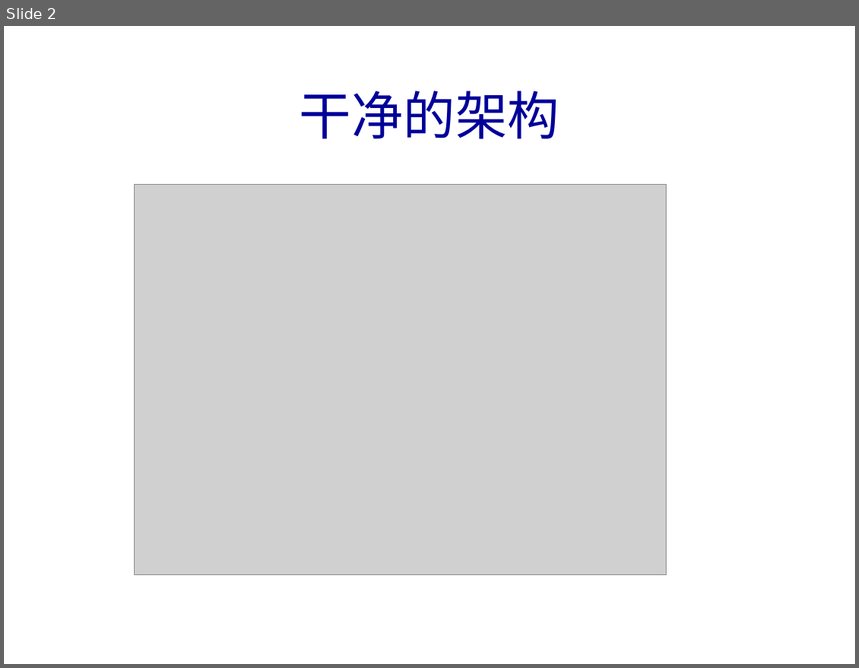
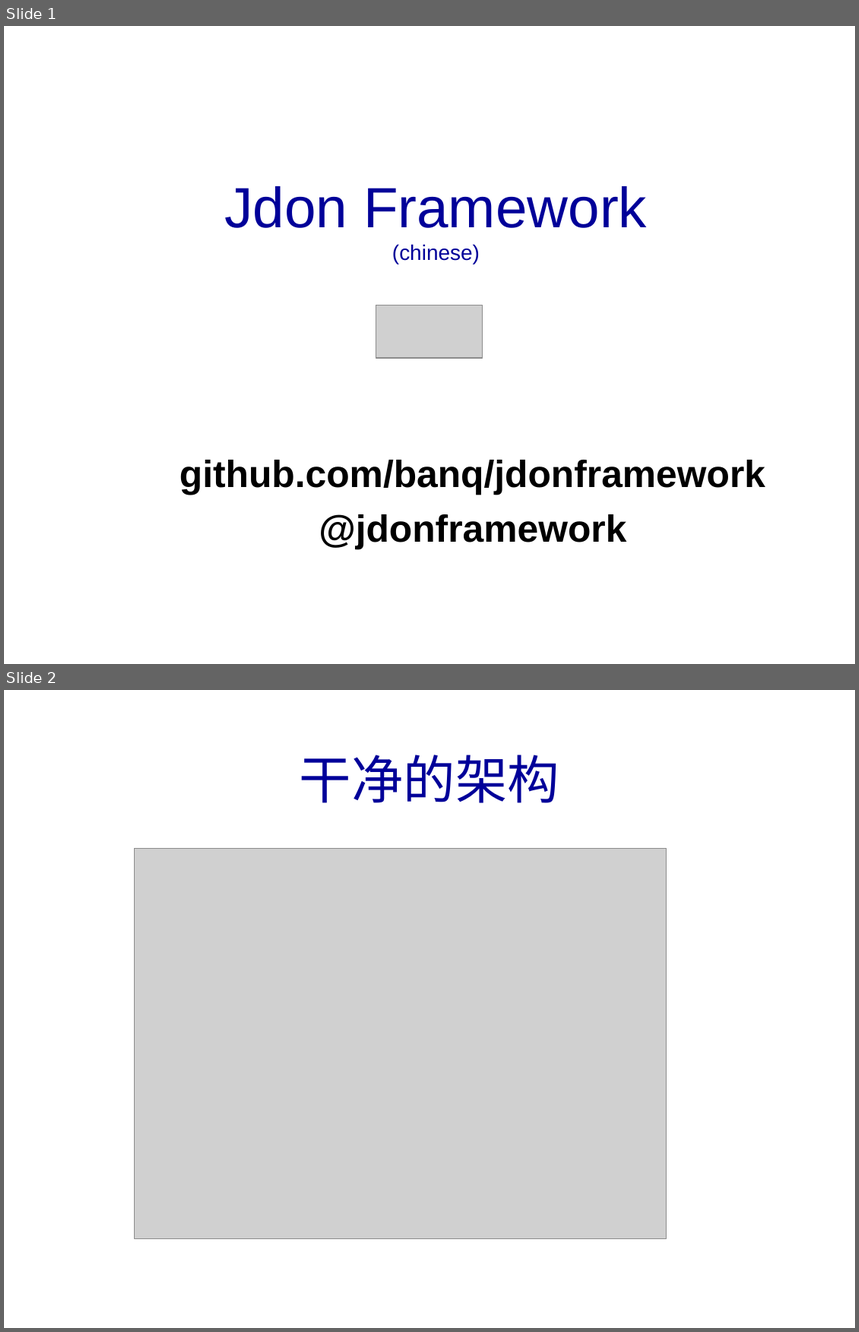
Before and after one commit to banq/jdonframework, a slide deck: doc/chinese/JdonFramework.ppt. Shown one above the other, each under a label of ours: slide 2 before the commit, slides 1 and 2 after it. The pictures are 859x668 and 859x1332 pixels, drawn with LibreOffice and Linux fonts; fonts in the diff are those of the drawing; grey boxes stand for pictures; background and template pictures are left out. Boxes give left, top, right and bottom in pixels: in the first picture for what was removed or moved away, otherwise in the second. Text is boxed around its words. In the diff, an @@ line names an element or a change of style, - is before the commit and + after.

```diff
--- a/doc/chinese/JdonFramework.ppt
+++ b/doc/chinese/JdonFramework.ppt
@@ slide 1 added at bbox=[4, 26, 855, 664], background picture (left out) @@
@@ title added at bbox=[225, 186, 647, 264], 48 pt, text #000099 @@
+Jdon Framework
+(chinese)
@@ picture added at bbox=[376, 305, 482, 358] @@
@@ subtitle added at bbox=[180, 460, 766, 550], 32 pt, text #000000, bold @@
+github.com/banq/jdonframework
+@jdonframework
```
Also in this commit, not shown: 1 slide changed, 1 slide removed, 1 other file.
